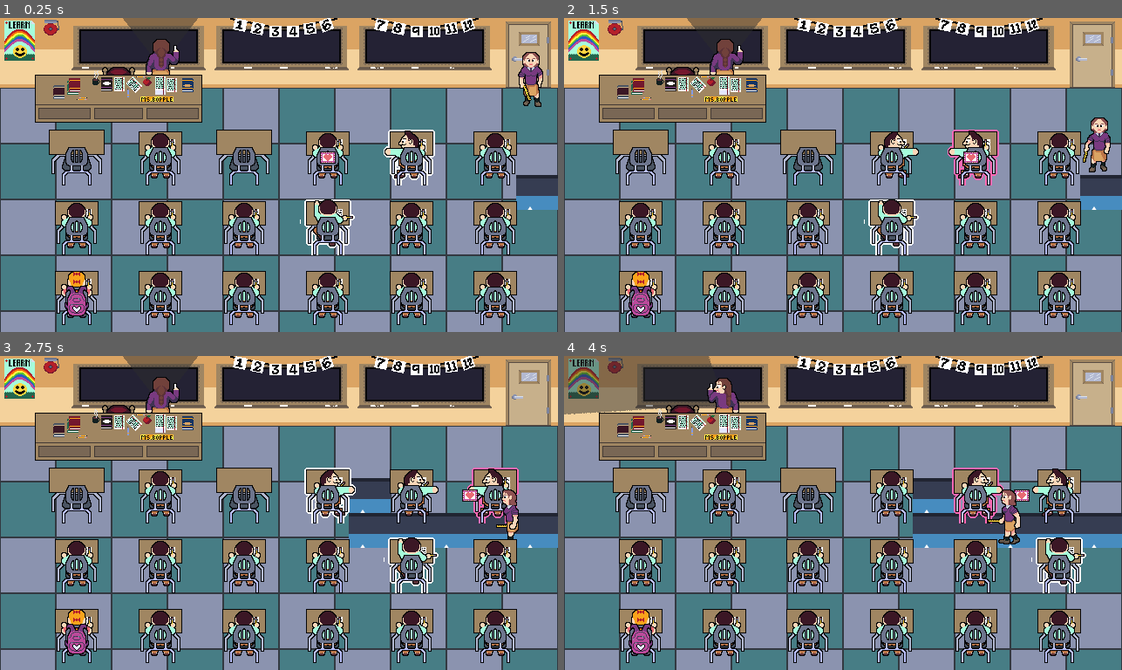
Above: before the commit, frames 1-4 (two rows, left to right).
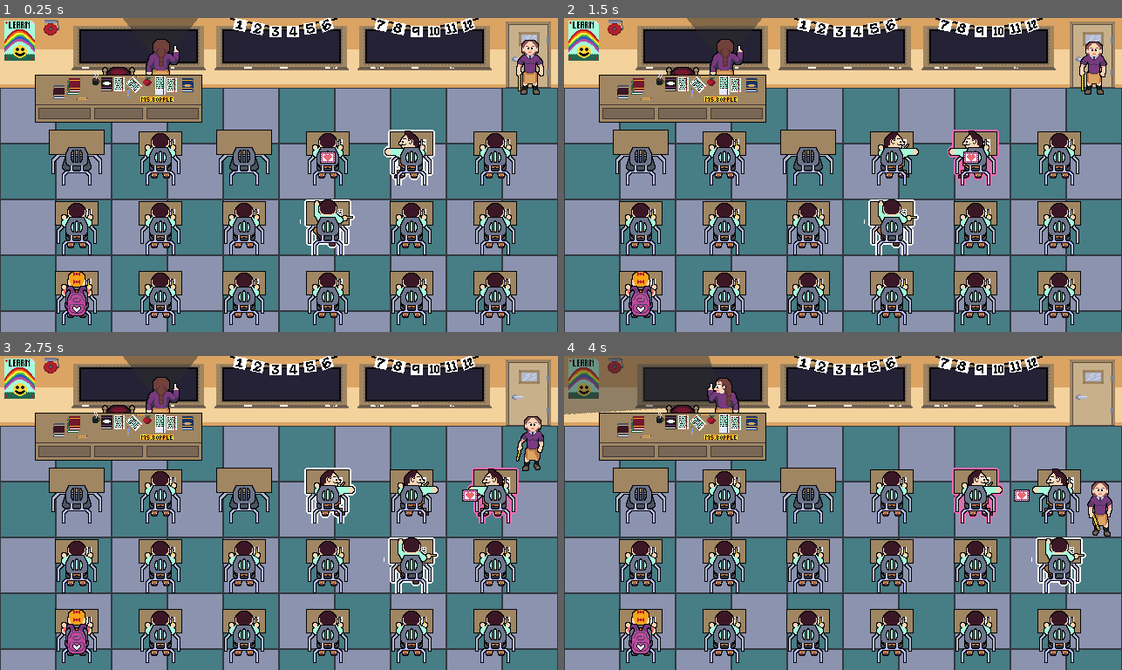
Above: after the commit, the same moments.

Repository: RacBrosGaming/Love-Note
Game: Godot game, scene res://Levels/class_room.tscn
Two runs of this game, one before a commit and one after it. Both use one fixed random seed, a clock stepped at 60 frames per second and the inputs below. The engine's default icon, where the game draws it, is replaced by a stand-in: a white triangle on a blue panel in a dark square.
Inputs (mouse positions are in pixels of both pictures, inside the frame that each line leads up to):
- Up to frame 1 (0.25 s): no input
- Up to frame 2 (1.5 s): move the mouse to (642, 228) at 0.52 s; hold Right (right) 0.53-1.28 s; hold Space (select) 0.53-1.28 s; click (642, 228) at 0.67 s; move the mouse to (725, 156) at 1.27 s; hold Down (down) from 1.28 s (still down); tap Space (select) at 1.35 s; click (725, 156) at 1.42 s
- Up to frame 3 (2.75 s): move the mouse to (161, 566) at 2.02 s; release Down (down) at 2.03 s; hold Right (right) from 2.03 s (still down); hold Space (select) from 2.03 s (still down); click (161, 566) at 2.17 s
- Up to frame 4 (4 s): move the mouse to (725, 635) at 2.77 s; release Right (right) at 2.78 s; release Space (select) at 2.78 s; hold Up (up) 2.78-3.53 s; tap Space (select) at 2.85 s; click (725, 635) at 2.92 s; move the mouse to (809, 566) at 3.52 s; hold Left (left) from 3.53 s (still down); hold Space (select) from 3.53 s (still down); click (809, 566) at 3.67 s

The runs differ from the first frame. In frame 1, 1.6% of the frame differs, in the area x 92-100%, y 6-62%; in frame 2, 2.0%; in frame 3, 4.9%, in the area x 62-100%, y 19-62%; in frame 4, 4.7%.

Commit message:
setting up walk pattern

Diff:
--- a/NPCs/teacher_assistant.gd
+++ b/NPCs/teacher_assistant.gd
@@ -11,18 +11,17 @@
 var walk_path: Array[Vector2]
 var moving := false
 var target_position := Vector2(-1, -1)
+var current_direction := Vector2.ZERO
 
 func _ready() -> void:
 	walk_timer.timeout.connect(_on_walk_timer_timeout)
 
 func _process(_delta: float) -> void:
 	var direction := global_position.direction_to(target_position)
-	var animation := "walk"
-	if global_position.is_equal_approx(target_position):
-		if !walk_path.is_empty() && walk_path.size() > 1:
-			direction = global_position.direction_to(walk_path[1])
-		animation = "idle"
-	match direction:
+	var animation := "idle"
+	if !global_position.is_equal_approx(target_position) && !target_position.is_equal_approx(Vector2(-1, -1)):
+		animation = "walk"
+	match current_direction:
 		Vector2.LEFT:
 			animated_sprite_2d.play(animation + "_left")
 		Vector2.RIGHT:
@@ -33,27 +32,36 @@
 			animated_sprite_2d.play(animation + "_down")
 
 
-
 func _physics_process(_delta: float) -> void:
 	if walk_path.is_empty():
 		get_random_walk_path()
+		if walk_path.size() > 1:
+			walk_path.pop_front()
+		if !walk_path.is_empty():
+			current_direction = global_position.direction_to(walk_path.front())
 		return
 
-	#if target_position.is_equal_approx(Vector2(-1, -1)):
-		#return
+	if target_position.is_equal_approx(Vector2(-1, -1)):
+		return
 
 	if moving == false:
-		target_position = walk_path.front()
-		moving = true
+		return
 
 	global_position = global_position.move_toward(target_position, 1)
 
 	if global_position.is_equal_approx(target_position):
 		walk_path.pop_front()
 		if !walk_path.is_empty():
-			target_position = walk_path.front()
+			var new_direction := global_position.direction_to(walk_path.front())
+			if current_direction.is_equal_approx(new_direction):
+				target_position = walk_path.front()
+			else:
+				current_direction = new_direction
+				moving = false
+				walk_timer.start()
 		else:
 			moving = false
+			walk_timer.start()
 
 func get_random_walk_path() -> void:
 	var column := randi_range(0, grid.walking_area.x - 2)
@@ -63,5 +71,6 @@
 	walk_path = path
 
 func _on_walk_timer_timeout() -> void:
-
-	walk_timer.start()
+	if moving == false:
+		target_position = walk_path.front()
+		moving = true
--- a/NPCs/teacher_assistant.tscn
+++ b/NPCs/teacher_assistant.tscn
@@ -33,6 +33,10 @@
 atlas = ExtResource("2_l0oxo")
 region = Rect2(0, 0, 64, 64)
 
+[sub_resource type="AtlasTexture" id="AtlasTexture_njglt"]
+atlas = ExtResource("2_l0oxo")
+region = Rect2(128, 0, 64, 64)
+
 [sub_resource type="AtlasTexture" id="AtlasTexture_kt3ig"]
 atlas = ExtResource("1_icfs4")
 region = Rect2(0, 0, 64, 64)
@@ -131,10 +135,13 @@
 "frames": [{
 "duration": 1.0,
 "texture": SubResource("AtlasTexture_kpja4")
+}, {
+"duration": 1.0,
+"texture": SubResource("AtlasTexture_njglt")
 }],
 "loop": true,
 "name": &"idle_up",
-"speed": 5.0
+"speed": 2.0
 }, {
 "frames": [{
 "duration": 1.0,
@@ -209,8 +216,10 @@
 [node name="AnimatedSprite2D" type="AnimatedSprite2D" parent="."]
 position = Vector2(0, -16)
 sprite_frames = SubResource("SpriteFrames_cpvfd")
-animation = &"idle_down"
+animation = &"idle_up"
 autoplay = "idle_down"
+frame = 1
+frame_progress = 0.566812
 
 [node name="WalkTimer" type="Timer" parent="."]
 wait_time = 2.0
--- a/Scenes/grid.tscn
+++ b/Scenes/grid.tscn
@@ -39,6 +39,7 @@
 tile_set = SubResource("TileSet_7bo57")
 
 [node name="WalkableGrid" type="TileMapLayer" parent="."]
+visible = false
 position = Vector2(24, 20)
 tile_set = SubResource("TileSet_1geoq")
 
Not shown: 1 places in NPCs/teacher_assistant.tscn that only renumber resources
